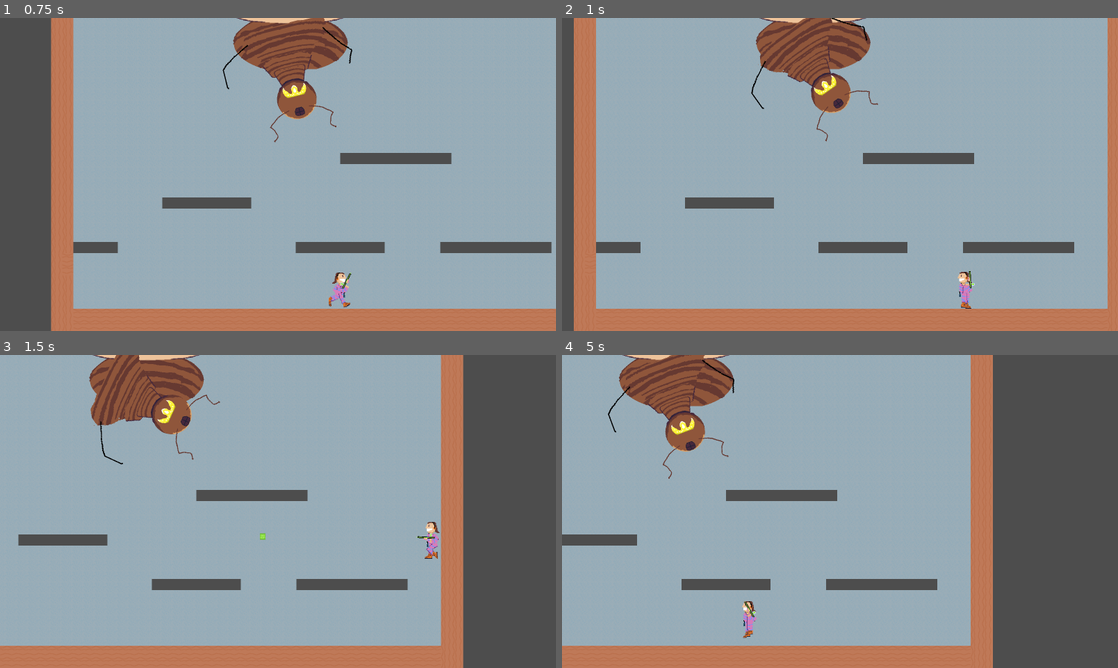
Above: before the commit, frames 1-4 (two rows, left to right).
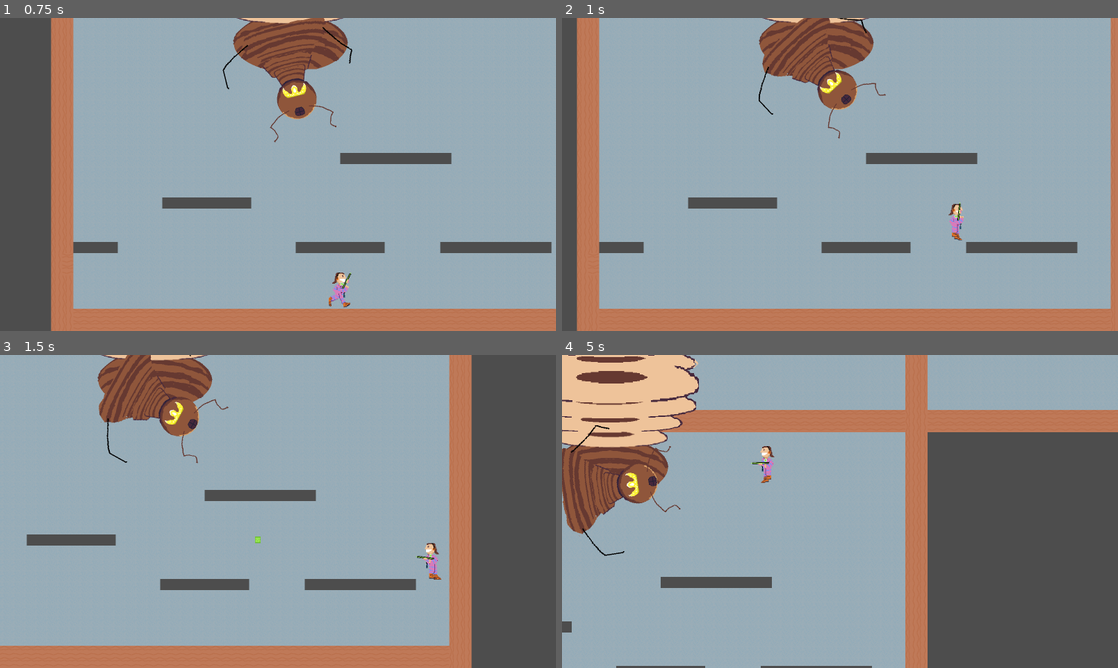
Above: after the commit, the same moments.

Repository: deruitda/ludum-dare-56
Game: Godot game, scene res://scenes/levels/Danny_termite_extermination.tscn
Same seed, same stepped clock (60 frames per second), same inputs: the game is played once before the commit and once after it. The engine's default icon, where the game draws it, is replaced by a stand-in: a white triangle on a blue panel in a dark square. Sound files missing from this copy of the repository are replaced by a short silence.
Inputs (mouse positions are in pixels of both pictures, inside the frame that each line leads up to):
- Up to frame 1 (0.75 s): move the mouse to (400, 158) at 0.52 s; hold D (move_right) from 0.53 s (still down); tap Shift (dash) at 0.6 s
- Up to frame 2 (1 s): keep holding D (move_right); tap Space (jump) at 0.77 s
- Up to frame 3 (1.5 s): keep holding D (move_right); tap Space (jump) at 1.07 s; move the mouse to (166, 527) at 1.27 s; click (166, 527) at 1.35 s
- Up to frame 4 (5 s): tap Space (jump) at 1.52, 1.82, 3.02, 3.32, 3.77, 4.07, 4.52, 4.82 s; move the mouse to (895, 442) at 2.02 s; release D (move_right) at 2.03 s; hold A (move_left) 2.03-2.78 s; tap Shift (dash) at 2.1, 3.6 s; move the mouse to (812, 574) at 2.77 s; hold D (move_right) 2.78-4.28 s; click (812, 574) at 2.85 s; move the mouse to (1006, 558) at 3.52 s; move the mouse to (673, 464) at 4.27 s; hold A (move_left) from 4.28 s (still down); click (673, 464) at 4.35 s

Frame 1 is identical in both runs. In frame 2, 4.7% of the frame differs, in the area x 2-99%, y 0-100%; in frame 3, 6.7%; in frame 4, 41%, in the area x 0-100%, y 0-100%.

Commit message:
dash and spawner wait times

Diff:
--- a/scenes/enemies/termite_alate_spawner.tscn
+++ b/scenes/enemies/termite_alate_spawner.tscn
@@ -82,5 +82,5 @@
 autoplay = "idle"
 
 [node name="SpawnTimer" type="Timer" parent="."]
-wait_time = 3.0
+wait_time = 5.0
 autostart = true
--- a/scenes/player/player.tscn
+++ b/scenes/player/player.tscn
@@ -477,7 +477,7 @@
 dash_timer = NodePath("Timer")
 
 [node name="Timer" type="Timer" parent="DashComponent"]
-wait_time = 0.2
+wait_time = 0.15
 
 [node name="RespawnComponent" type="Node" parent="." node_paths=PackedStringArray("respawn_idle_timer", "respawn_invulnerability_timer")]
 script = ExtResource("17_qo5ue")
--- a/scenes/termite_larvae_spawner.tscn
+++ b/scenes/termite_larvae_spawner.tscn
@@ -80,5 +80,5 @@
 autoplay = "idle"
 
 [node name="SpawnTimer" type="Timer" parent="."]
-wait_time = 3.0
+wait_time = 8.0
 autostart = true
Not shown, changed: scenes/levels/termite_extermination.tscn
